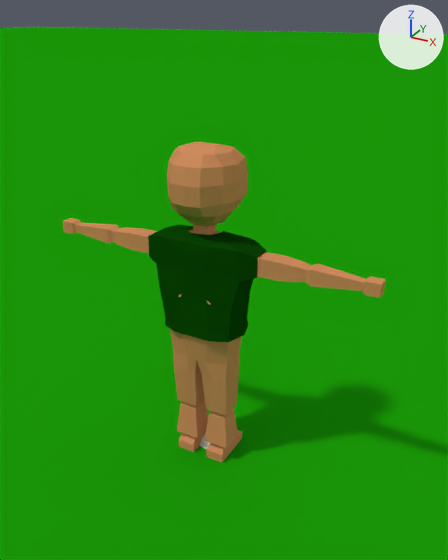
The Blender file player.blend: old version first, new version second.
Camera for both pictures: a 50 mm camera at (1.69, -2.89, 2.64) aimed at (0.05, 0.09, 1.15). The axes (+X, +Y, +Z) are drawn at upper right. The lights are the same throughout.

The scene before the commit, as lines of its bpy script (objects in view):
```python
me_plane = bpy.data.meshes.new('Plane')
me_plane.from_pydata(...)  # 4 vertices, 1 face; spans x -20.8..20.8, y -20.8..20.8, z 0.0
me_plane.materials.append(mat_imphenzia)  # picture img_palette_v2_png_002
me_scene_003 = bpy.data.meshes.new('Scene.003')
me_scene_003.from_pydata(...)  # 672 vertices, 788 faces; spans x -1.02..1.02, y -0.25..0.21, z 0.0..1.98
me_scene_003.materials.append(mat_imphenzia)  # picture img_palette_v2_png_002
me_scene_006 = bpy.data.meshes.new('Scene.006')
me_scene_006.from_pydata(...)  # 271 vertices, 282 faces; spans x -0.35..0.363, y -0.204..0.119, z 0.896..1.501
me_scene_006.materials.append(mat_imphenzia_001)  # picture img_palette_v2_png
ob_model_player_v4 = bpy.data.objects.new('model_player_v4', me_scene_003)
ob_model_player_v4.location = (0.0, 0.0, 0.0)
ob_plane = bpy.data.objects.new('Plane', me_plane)
ob_plane.location = (0.0, 0.0, 0.0)
ob_plane.scale = (3.42, 3.42, 3.42)
ob_shirt = bpy.data.objects.new('Shirt', me_scene_006)
ob_shirt.location = (0.0, 0.0, 0.0)
```
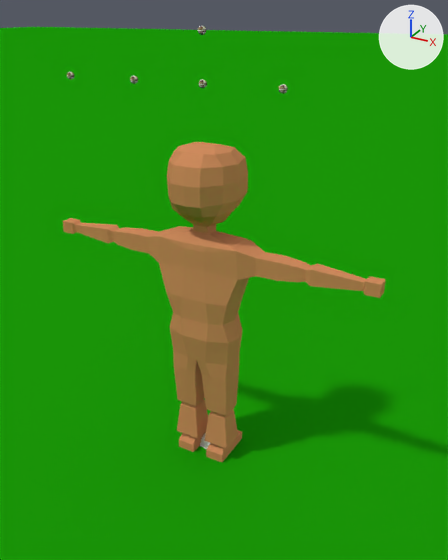
Where the newer file only moved an object's origin or applied its transform, the numbers keep the older frame.

Pixel boxes (x1, y1, x2, y2) of what changed, in the pictures (448 x 560 px):
'Shirt', mesh moved (not visible afterwards): before (148, 225, 267, 342)
'Attachment_Snope', added: after (279, 84, 288, 94)
'Attachment_Gyroscope.001', added: after (198, 26, 206, 35)
'Attachment_Gyroscope', added: after (198, 79, 207, 88)
'Attachment_Bop', added: after (130, 75, 138, 84)
'Attachment_Clap', added: after (67, 71, 75, 80)

What the commit changed:
me_scene_006 has 271 vertices, 282 faces and spans x -0.35..0.363, y -0.204..0.119, z 0.896..1.501.
me_scene_006 is used by ob_shirt; location (0.0, 0.0, 0.0).
me_scene_006 part 1: the whole mesh is moved by (0.0, 0.045, -1.493).
Mesh me_scene_008 is new.
It is an icosphere of 80 faces spanning x -0.0216..0.0216, y -0.0227..0.0227, z -0.0227..0.0227.
It uses material mat_imphenzia (picture img_palette_v2_png_002).
Object 'Attachment_Gyroscope.001' (ob_attachment_gyroscope_001) is new; it shows me_scene_008.
Its location is (0.0, -0.045, 2.538).
Object 'Attachment_Bop' (ob_attachment_bop) is new; it shows a copy of me_scene_008.
Its location is (-0.431, -0.045, 2.285).
Object 'Attachment_Clap' (ob_attachment_clap) is new; it shows a copy of me_scene_008.
Its location is (-0.878, -0.045, 2.285).
Object 'Attachment_Snope' (ob_attachment_snope) is new; it shows a copy of me_scene_008.
Its location is (0.447, -0.045, 2.285).
Object 'Attachment_Gyroscope' (ob_attachment_gyroscope) is new; it shows a copy of me_scene_008.
Its location is (0.0, -0.045, 2.285).
